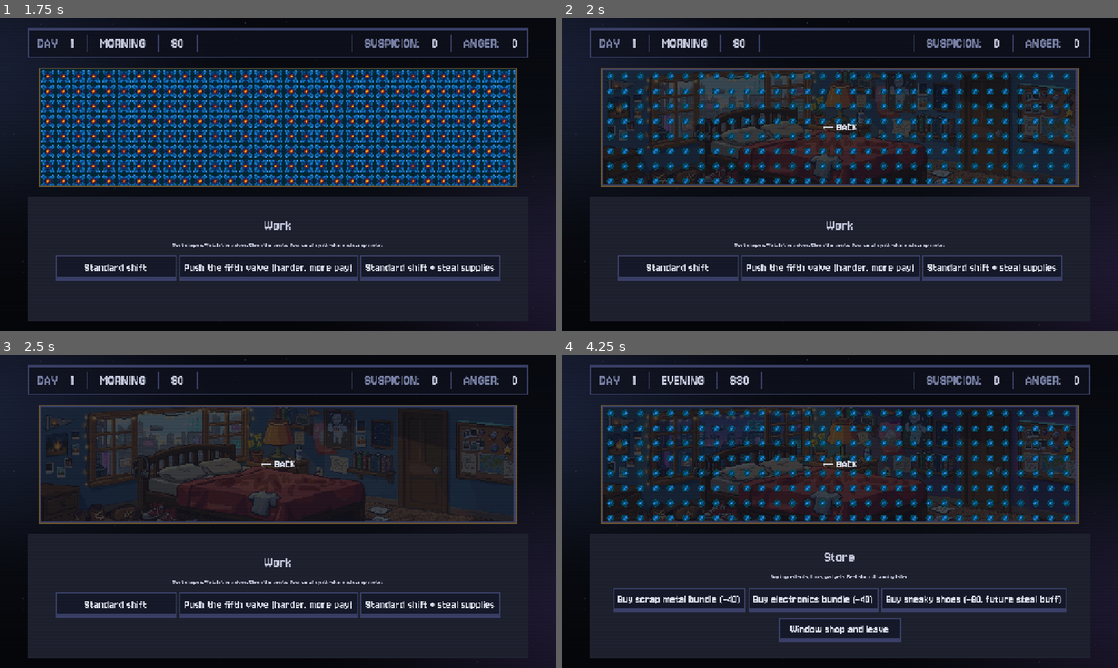
Above: before the commit, frames 1-4 (two rows, left to right).
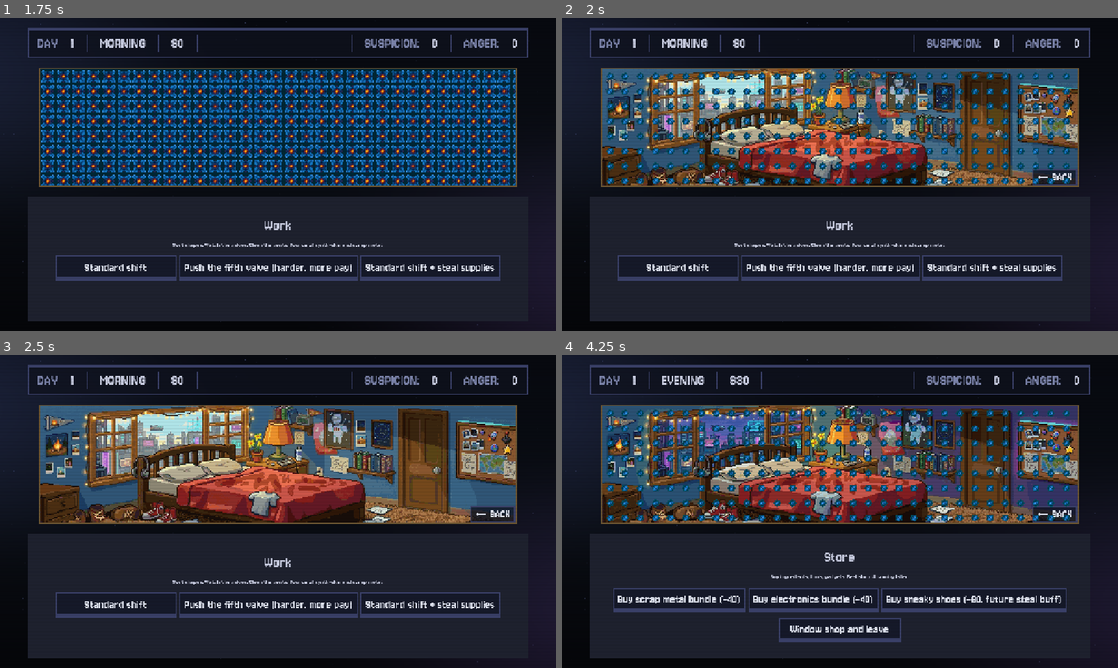
Above: after the commit, the same moments.

Repository: ExterrMatt/RobotStressTest
Game: Godot game, scene res://scenes/Main.tscn
Same seed, same stepped clock (60 frames per second), same inputs: the game is played once before the commit and once after it.
Inputs:
- Up to frame 1 (1.75 s): click "SCHOOL" at 0.5 s; click "WORK" at 1.25 s
- Up to frame 2 (2 s): no input
- Up to frame 3 (2.5 s): click "← BACK" at 2 s
- Up to frame 4 (4.25 s): click "Standard shift" at 2.75 s; click "STORE" at 3.5 s

Frame 1 is identical in both runs. In frame 2, 24% of the frame differs, in the area x 7-93%, y 16-54%; in frame 3, 29%; in frame 4, 23%.

Commit message:
school part 5

Diff:
--- a/scenes/Main.tscn
+++ b/scenes/Main.tscn
@@ -256,7 +256,7 @@
 theme_type_variation = &"HUDLabel"
 text = "SUBJECT"
 
-[node name="Transition" parent="UI/VBox/FrameWrap/FrameOuter/FrameInsetDark/FrameInsetMid/SceneImage" unique_id=1360254190 instance=ExtResource("scene_transition")]
+[node name="Transition" parent="UI/VBox/FrameWrap/FrameOuter/FrameInsetDark/FrameInsetMid/SceneImage" unique_id=1926002557 instance=ExtResource("scene_transition")]
 unique_name_in_owner = true
 z_index = 3
 layout_mode = 1
@@ -266,13 +266,18 @@
 grow_horizontal = 2
 grow_vertical = 2
 
-[node name="CornerButton" type="Button" parent="UI/VBox/FrameWrap/FrameOuter/FrameInsetDark/FrameInsetMid/SceneImage" unique_id=1931877156]
+[node name="CornerButton" type="Button" parent="UI/VBox/FrameWrap/FrameOuter/FrameInsetDark/FrameInsetMid/SceneImage" unique_id=126284436]
 unique_name_in_owner = true
 visible = false
 z_index = 2
-layout_mode = 0
-offset_right = 1094.0
-offset_bottom = 269.0
+layout_mode = 1
+anchors_preset = 3
+anchor_left = 1.0
+anchor_top = 1.0
+anchor_right = 1.0
+anchor_bottom = 1.0
+offset_left = -95.0
+offset_top = -39.0
 grow_horizontal = 0
 grow_vertical = 0
 mouse_default_cursor_shape = 2
--- a/scenes/locations/School.tscn
+++ b/scenes/locations/School.tscn
@@ -9,7 +9,6 @@
 anchor_bottom = 1.0
 grow_horizontal = 2
 grow_vertical = 2
-mouse_filter = 2
 script = ExtResource("1")
 
 [node name="MarginContainer" type="MarginContainer" parent="." unique_id=1225409525]
--- a/scenes/locations/StubLocation.tscn
+++ b/scenes/locations/StubLocation.tscn
@@ -9,7 +9,6 @@
 anchor_bottom = 1.0
 grow_horizontal = 2
 grow_vertical = 2
-mouse_filter = 2
 script = ExtResource("1")
 
 [node name="BackgroundRect" type="TextureRect" parent="." unique_id=2043447773]
Not shown: 1 places in scenes/Main.tscn that only renumber resources
